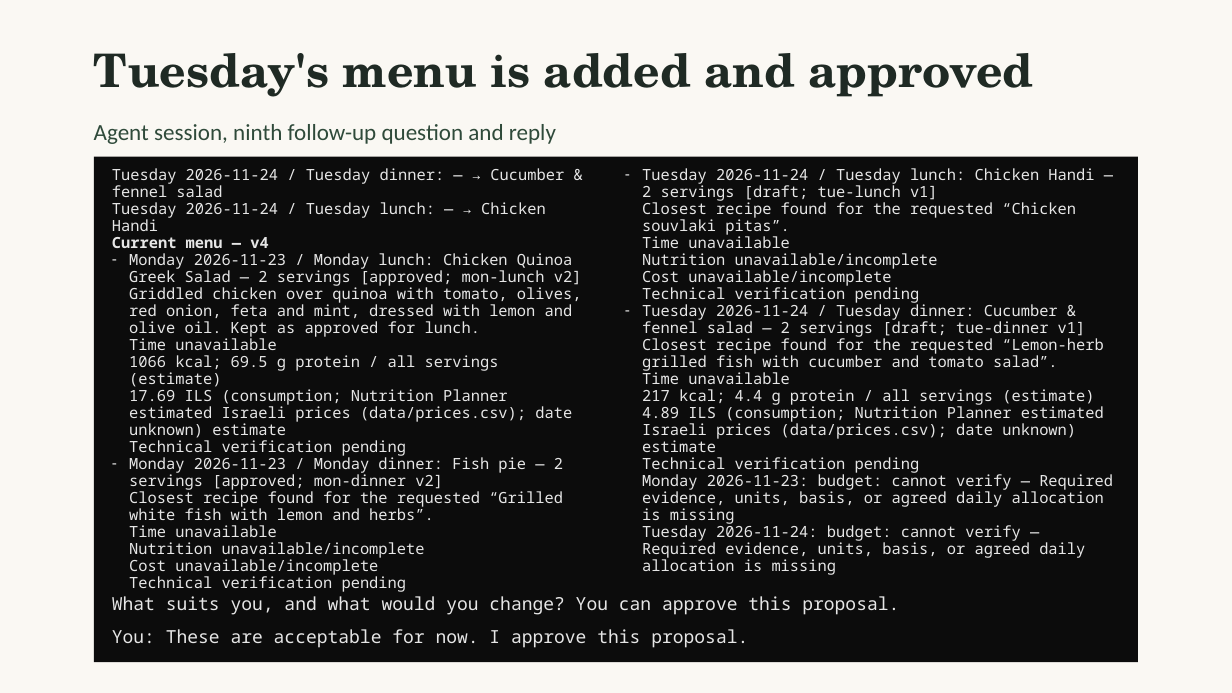
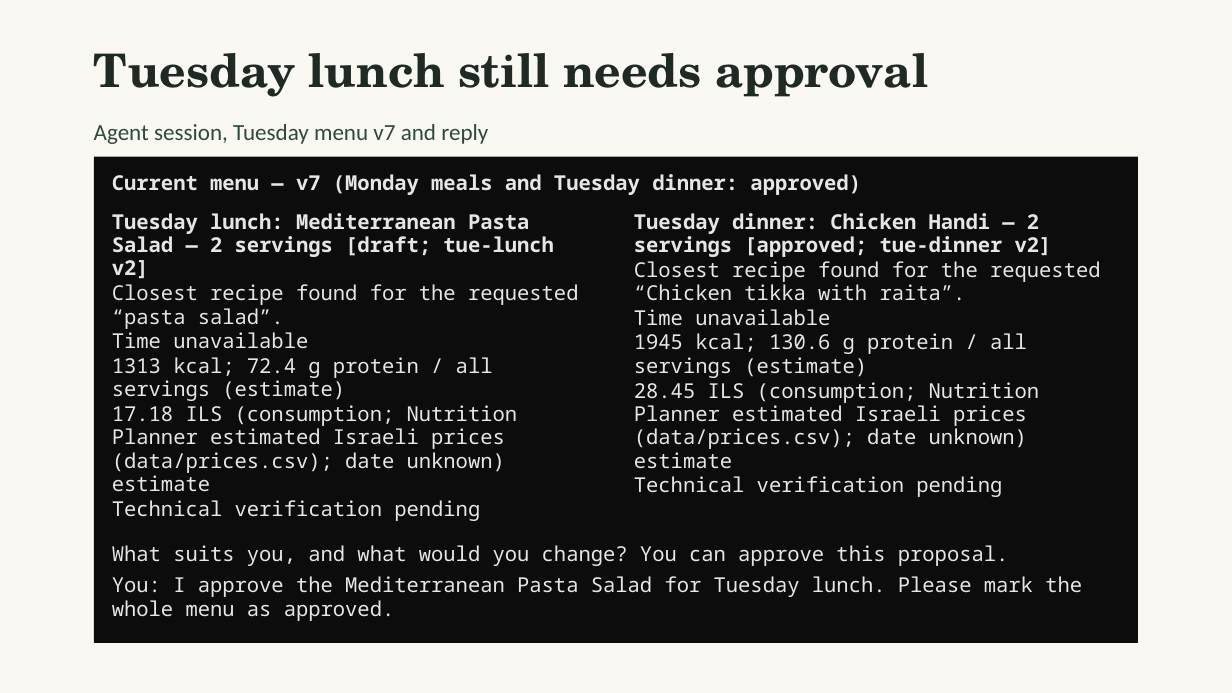
Before and after one commit to gabrieleguetta/ai-workshop-project, a slide deck: slide 12 of MVP-Presentation.pptx. Drawn at 1232x693 pixels with LibreOffice and Linux fonts; fonts in the diff are those of the drawing. Boxes give left, top, right and bottom in pixels: in the first picture for what was removed or moved away, otherwise in the second. Text is boxed around its words. In the diff, an @@ line names an element or a change of style, - is before the commit and + after.

```diff
--- a/MVP-Presentation.pptx
+++ b/MVP-Presentation.pptx
@@ title at (94, 53, 928, 97): text changed @@
-Tuesday's menu is added and approved
+Tuesday lunch still needs approval
@@ text at (94, 124, 488, 144): text changed @@
-Agent session, ninth follow-up question and reply
+Agent session, Tuesday menu v7 and reply
@@ rectangle: place and size @@
-rectangle at (94, 156, 1139, 662)
+rectangle at (94, 156, 1139, 642)
@@ text added at (112, 174, 861, 195), 16 pt, text #E6E6E6, bold @@
+Current menu — v7 (Monday meals and Tuesday dinner: approved)
@@ text "Tuesday lunch: Mediterranean Pasta Salad ...": place and size @@
-text "Tuesday lunch: Mediterranean Pasta Salad ..." at (112, 168, 582, 558)
+text "Tuesday lunch: Mediterranean Pasta Salad ..." at (112, 213, 579, 521)
@@ text at (112, 213, 579, 329): text changed; size 12 to 16 pt; bold on @@
-Tuesday 2026-11-24 / Tuesday dinner: — → Cucumber & fennel salad
-Tuesday 2026-11-24 / Tuesday lunch: — → Chicken Handi
-Current menu — v4
-– Monday 2026-11-23 / Monday lunch: Chicken Quinoa Greek Salad — 2 servings [approved; mon-lunch v2]
-Griddled chicken over quinoa with tomato, olives, red onion, feta and mint, dressed with lemon and olive oil. Kept as approved for lunch.
+Tuesday lunch: Mediterranean Pasta Salad — 2 servings [draft; tue-lunch v2]
+Closest recipe found for the requested “pasta salad”.
@@ text "Tuesday dinner: Chicken Handi — ...": place and size @@
-text "Tuesday dinner: Chicken Handi — ..." at (642, 168, 1113, 558)
+text "Tuesday dinner: Chicken Handi — ..." at (634, 213, 1101, 497)
@@ text at (634, 213, 1101, 300): text changed; size 12 to 16 pt; bold on @@
-– Tuesday 2026-11-24 / Tuesday lunch: Chicken Handi — 2 servings [draft; tue-lunch v1]
-Closest recipe found for the requested “Chicken souvlaki pitas”.
+Tuesday dinner: Chicken Handi — 2 servings [approved; tue-dinner v2]
+Closest recipe found for the requested “Chicken tikka with raita”.
@@ text at (634, 309, 1002, 497): size 12 to 16 pt in "Time unavailable", "Technical verification pending"; indent changed; line spacing 0.92 to 0.95; more space between paragraphs @@
@@ text at (642, 302, 1113, 558): paragraphs removed @@
-– Tuesday 2026-11-24 / Tuesday dinner: Cucumber & fennel salad — 2 servings [draft; tue-dinner v1]
-Closest recipe found for the requested “Lemon-herb grilled fish with cucumber and tomato salad”.
-Time unavailable
-217 kcal; 4.4 g protein / all servings (estimate)
-4.89 ILS (consumption; Nutrition Planner estimated Israeli prices (data/prices.csv); date unknown) estimate
-Technical verification pending
-Monday 2026-11-23: budget: cannot verify — Required evidence, units, basis, or agreed daily allocation is missing
-Tuesday 2026-11-24: budget: cannot verify — Required evidence, units, basis, or agreed daily allocation is missing
@@ text at (112, 357, 518, 491): text changed; size 12 to 16 pt @@
-1066 kcal; 69.5 g protein / all servings (estimate)
-17.69 ILS (consumption; Nutrition Planner estimated Israeli prices (data/prices.csv); date unknown) estimate
+1313 kcal; 72.4 g protein / all servings (estimate)
+17.18 ILS (consumption; Nutrition Planner estimated Israeli prices (data/prices.csv); date unknown) estimate
@@ text at (112, 332, 480, 521): size 12 to 16 pt in "Time unavailable", "Technical verification pending"; indent changed; line spacing 0.92 to 0.95; more space between paragraphs @@
@@ text at (634, 333, 1040, 468): text changed; size 12 to 16 pt @@
-Nutrition unavailable/incomplete
-Cost unavailable/incomplete
+1945 kcal; 130.6 g protein / all servings (estimate)
+28.45 ILS (consumption; Nutrition Planner estimated Israeli prices (data/prices.csv); date unknown) estimate
@@ text at (129, 455, 563, 558): paragraphs removed @@
-– Monday 2026-11-23 / Monday dinner: Fish pie — 2 servings [approved; mon-dinner v2]
-Closest recipe found for the requested “Grilled white fish with lemon and herbs”.
-Time unavailable
-Nutrition unavailable/incomplete
-Cost unavailable/incomplete
-Technical verification pending
@@ text added at (112, 545, 1082, 621), 16 pt, text #E6E6E6 @@
+What suits you, and what would you change? You can approve this proposal.
+You: I approve the Mediterranean Pasta Salad for Tuesday lunch. Please mark the whole menu as approved.
@@ text in rectangle at (112, 596, 899, 648): text removed @@
-What suits you, and what would you change? You can approve this proposal.
-You: These are acceptable for now. I approve this proposal.
```
Also in this commit, not shown: 7 other slides changed, 4 slides added, 8 slides removed, 3 other files.
